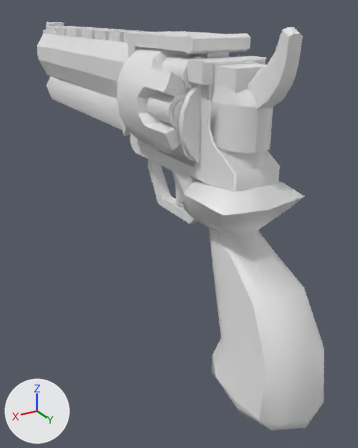
Before and after pictures for a commit that changed the FBX model Assets/3D/Guns/Revolver.FBX.
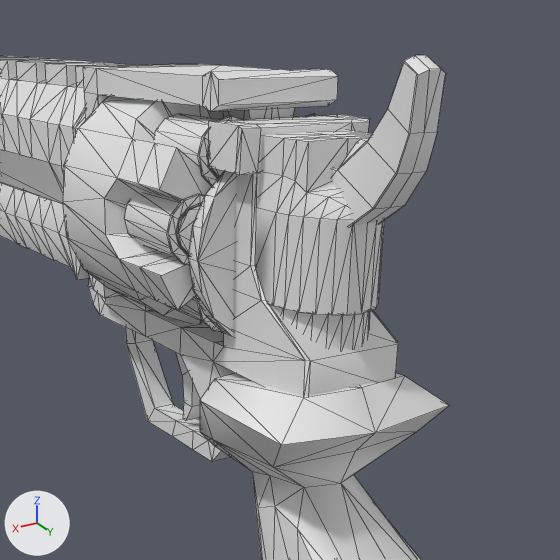
There are two pictures of each version: one whole from a 50 mm lens placed at (0.532, 0.609, 0.485), pointed at (-0.044, -0.352, 0.005), one close up on the part from 24% to 100% of the width and 0% to 61% of the height. Lighting does not change. The marker at lower left points along +X, +Y and +Z. The close-ups show mesh edges as thin lines. Where no turn or scale is listed for an object, it has been applied to the vertices.

Names of what the first close-up shows: 'Barrel', 'Cylinder008', 'Cylinder009', 'Hammer', 'Handle', 'Trigger'.
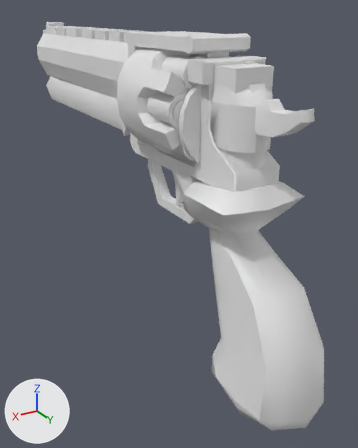
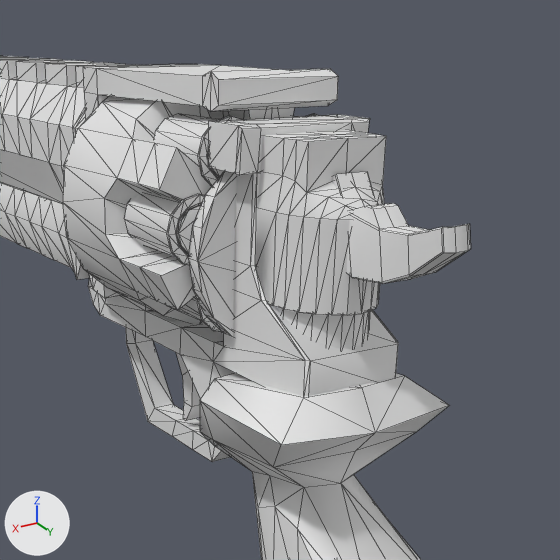
Patch to the scene script:
```diff
--- a/Assets/3D/Guns/Revolver.FBX.py
+++ b/Assets/3D/Guns/Revolver.FBX.py
@@ ob_hammer @@
 ob_hammer.parent = ob_handle
-ob_hammer.location = (0.447, -56.76, 355.8)
+ob_hammer.location = (0.447, -55.94, 355.9)
+ob_hammer.rotation_euler = (-0.873, 0.0, 0.0)  # degrees (-50, 0, 0)
 ob_hammer.scale = (0.815, 1.0, 1.0)
```

Changed parts and their boxes [x1, y1, x2, y2] in the close-ups (560 x 560 px):
'Hammer', moved, turned
    before: [331, 55, 446, 226]
    after: [332, 172, 471, 284]
